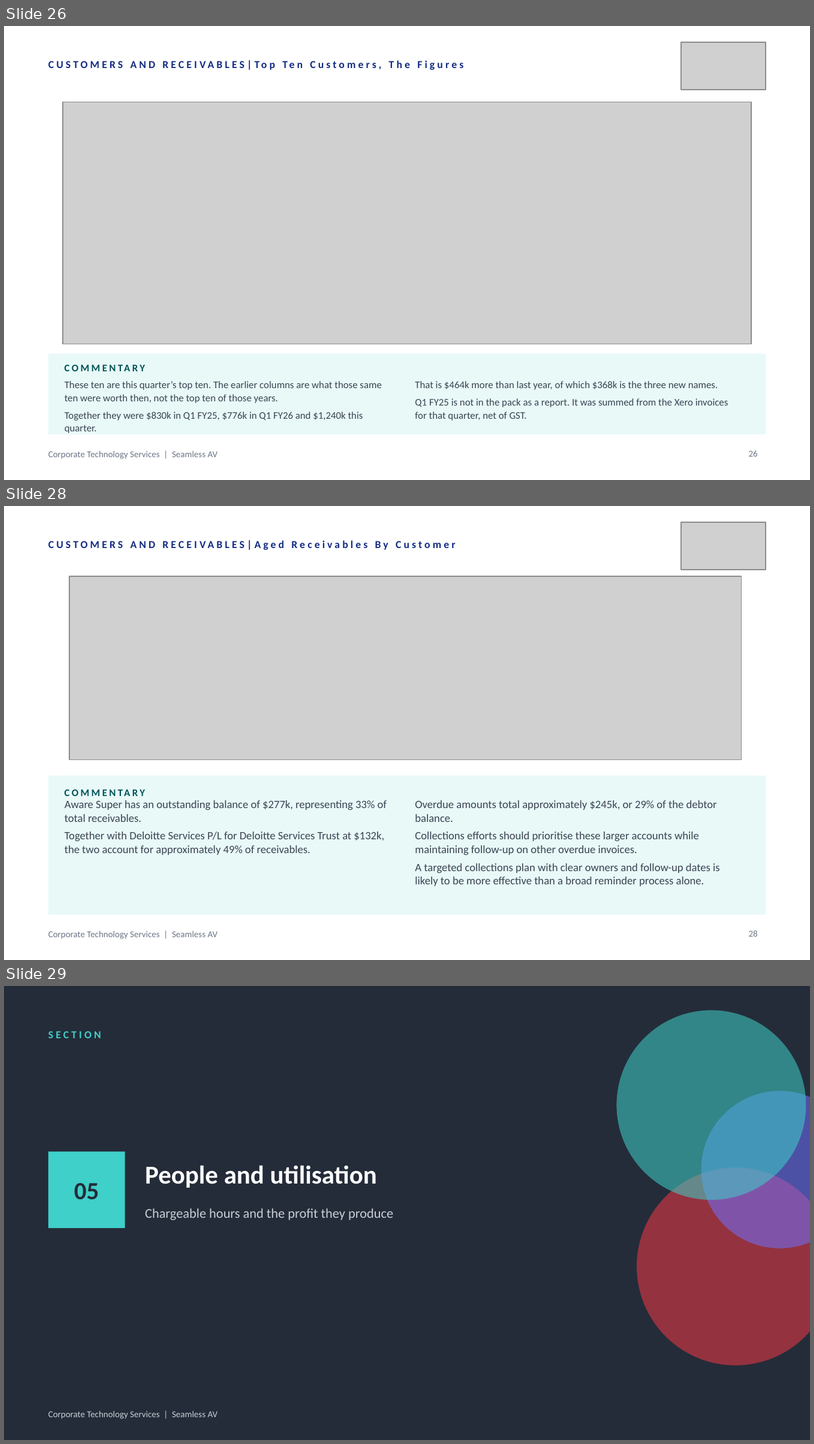
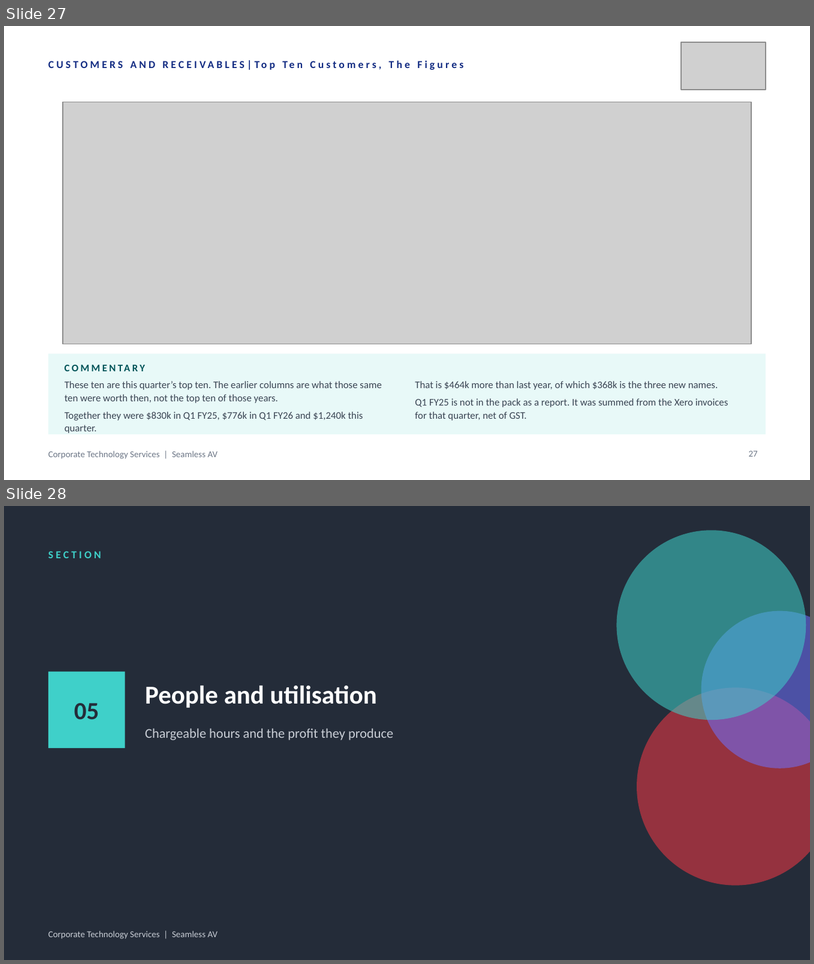
Before and after one commit to WesleyNelson-O33/Claude, a slide deck: deck/CTS Quarterly Business Review - Q1 FY2027.pptx. Shown one above the other, each under a label of ours: slides 26, 28 and 29 before the commit, slides 27 and 28 after it; the slides between them are not shown. The pictures are 814x1444 and 814x964 pixels, drawn with LibreOffice and Linux fonts; fonts in the diff are those of the drawing; grey boxes stand for pictures. Boxes give left, top, right and bottom in pixels: in the first picture for what was removed or moved away, otherwise in the second. Text is boxed around its words. In the diff, an @@ line names an element or a change of style, - is before the commit and + after.

```diff
--- a/deck/CTS Quarterly Business Review - Q1 FY2027.pptx
+++ b/deck/CTS Quarterly Business Review - Q1 FY2027.pptx
@@ slide 28 removed at [4,506,810,960], background #FFFFFF; not listed: 1 template element that a slide beside it also shows @@
@@ picture removed at [681,522,766,570] @@
@@ text removed at [131,541,389,550] @@
-CUSTOMERS AND RECEIVABLES|Aged Receivables By Customer
@@ picture removed at [69,576,742,759] @@
@@ rectangle removed at [48,775,766,914] @@
@@ text removed at [65,782,306,802] @@
-COMMENTARY
@@ text removed at [65,800,387,855] @@
-Aware Super has an outstanding balance of $277k, representing 33% of total receivables.
-Together with Deloitte Services P/L for Deloitte Services Trust at $132k, the two account for approximately 49% of receivables.
@@ text removed at [415,800,720,886] @@
-Overdue amounts total approximately $245k, or 29% of the debtor balance.
-Collections efforts should prioritise these larger accounts while maintaining follow-up on other overdue invoices.
-A targeted collections plan with clear owners and follow-up dates is likely to be more effective than a broad reminder process alone.
@@ page number removed at [749,930,758,936] @@
-28
@@ what was slide 26 is now slide 27 @@
@@ page number at [749,450,758,456]: text changed @@
-26
+27
@@ what was slide 29 is now slide 28 @@
```
Also in this commit, not shown: 1 slide added, 2 other slides removed, 1 other file.
